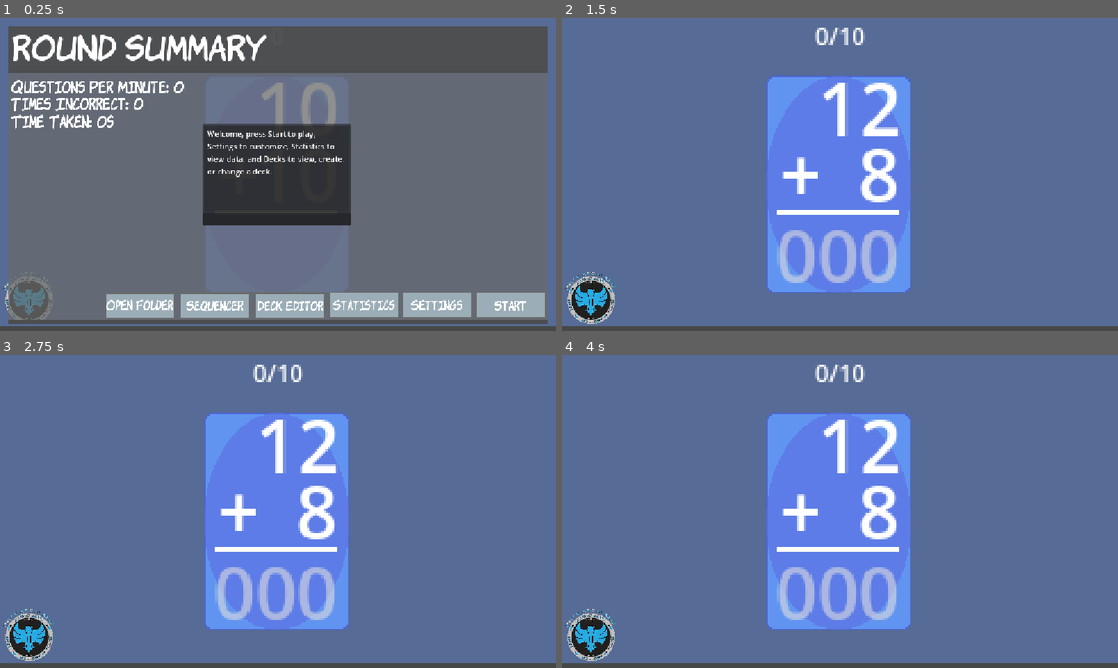
Above: before the commit, frames 1-4 (two rows, left to right).
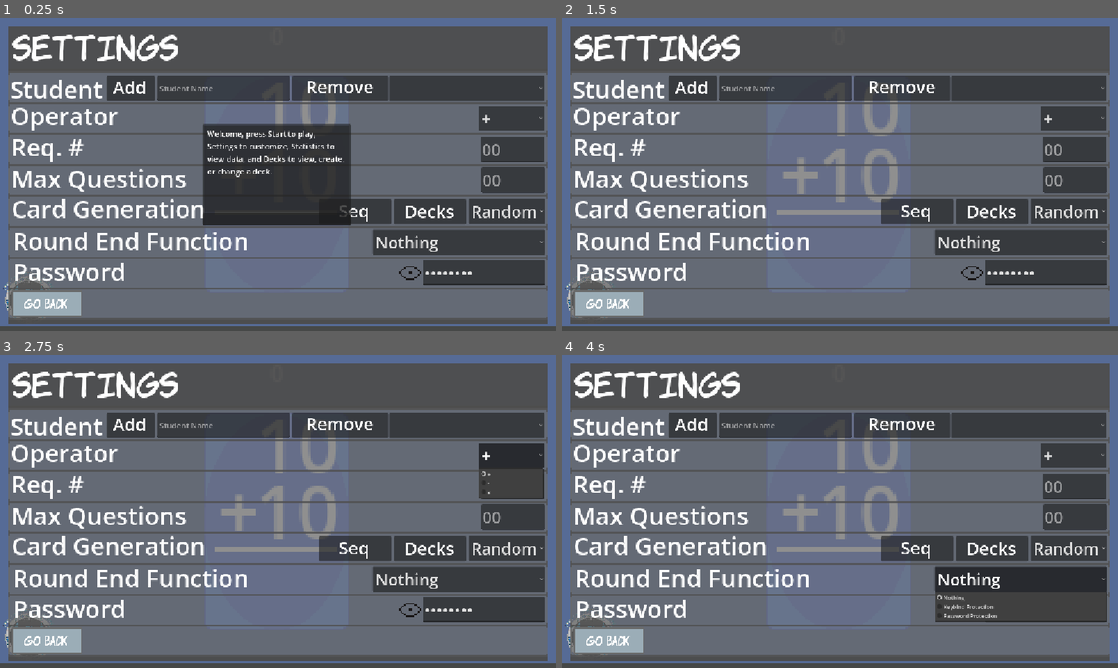
Above: after the commit, the same moments.

Repository: 255-Ping/Flashcards
Game: Godot game, scene res://Scenes/flash_card_main.tscn
Two runs of this game, one before a commit and one after it. Both use one fixed random seed, a clock stepped at 60 frames per second and the inputs below.
Inputs (mouse positions are in pixels of both pictures, inside the frame that each line leads up to):
- Up to frame 1 (0.25 s): no input
- Up to frame 2 (1.5 s): click (1073, 305) at 0.5 s, where only the run before the commit has a clickable "Start"; click (840, 218) at 1.25 s
- Up to frame 3 (2.75 s): click (511, 455) at 2 s, where only the run after the commit has a clickable "+"
- Up to frame 4 (4 s): click (1067, 549) at 2.75 s, where only the run after the commit has a clickable "Random"; click (1023, 580) at 3.5 s, where only the run after the commit has a clickable "Nothing"

The runs differ from the first frame. In frame 1, 33% of the frame differs, in the area x 1-99%, y 5-97%; in frame 2, 92%, in the area x 1-99%, y 2-98%; in frame 3, 92%; in frame 4, 92%.

Commit message:
Initial spam detection update

Diff:
--- a/Scenes/flash_card_main.tscn
+++ b/Scenes/flash_card_main.tscn
@@ -198,6 +198,7 @@
 vertical_alignment = 1
 
 [node name="RestartRound" type="Control" parent="." unique_id=48793722]
+visible = false
 z_index = 1000
 anchors_preset = 0
 offset_right = 40.0
@@ -384,7 +385,6 @@
 text = "Open Folder"
 
 [node name="Settings" type="Control" parent="." unique_id=264487729]
-visible = false
 z_index = 1000
 anchors_preset = 0
 offset_right = 40.0
@@ -607,6 +607,7 @@
 offset_top = 120.0
 offset_right = 805.0
 offset_bottom = 172.0
+tooltip_text = "Click to emove selected student from student list"
 
 [node name="RemoveStudentLabel" type="Label" parent="Settings/RemoveStudentButton" unique_id=1031174755]
 layout_mode = 0
@@ -615,7 +616,7 @@
 offset_right = 277.0
 offset_bottom = 85.0
 scale = Vector2(0.75, 0.75)
-tooltip_text = "Remove selected student name from student list"
+tooltip_text = "Click to emove selected student from student list"
 mouse_filter = 1
 theme_override_font_sizes/font_size = 48
 text = "Remove"
@@ -626,7 +627,7 @@
 offset_top = 120.0
 offset_right = 321.0
 offset_bottom = 172.0
-tooltip_text = "Click to add new student"
+tooltip_text = "Click to add name to the student list"
 
 [node name="AddStudentLabel" type="Label" parent="Settings/AddStudentButton" unique_id=1225249302]
 layout_mode = 0
--- a/Scripts/flash_cards.gd
+++ b/Scripts/flash_cards.gd
@@ -67,6 +67,11 @@
 var student_to_add: String
 
 var fps_cap: int = 60
+
+var spam_check: int = 0
+var spam_break: int = 0
+var spam_break_timer: float = 5.0
+var spam_timer: float = 1.0
 
 #DeckManager Node Variables
 @onready var deck_entry = preload("res://Scenes/deck.tscn")
@@ -296,6 +301,15 @@
 
 #Process tracking and function
 	if playing:
+		spam_timer -= delta
+		spam_break_timer -= delta
+		if spam_timer < 0:
+			spam_timer = 1.0
+			spam_check = 0
+		if spam_break_timer < 0:
+			spam_break_timer = 5.0
+			if spam_break > 0:
+				spam_break -= 1
 		time_passed += delta
 		qpm = float(round(completed_problems/(time_passed / 60)))
 	qps.text = str(qpm)
@@ -491,6 +505,24 @@
 
 #Answer box text checker(Answer box submit check is handled with an Input detection)
 func _on_answer_box_text_changed() -> void:
+	#Spam Detection
+
+	spam_check += 1
+	if spam_check >= 10:
+		if spam_break < 4:
+			spam_break += 1
+
+	if spam_break == 1:
+		answer_box.text = ""
+
+	if spam_break == 2:
+		answer_box.text = ""
+
+	if spam_break >= 3:
+		answer_box.text = ""
+		#create_popup("3 reached")
+
+	#Regular Check
 	if !answer_box.text.is_valid_float() and not "\n" in answer_box.text and not "-" in answer_box.text:
 		answer_box.text = ""
 	if answer_box.text.length() > 3 and not "\n" in answer_box.text:
Not shown: 1 places in Scenes/flash_card_main.tscn that only renumber resources
